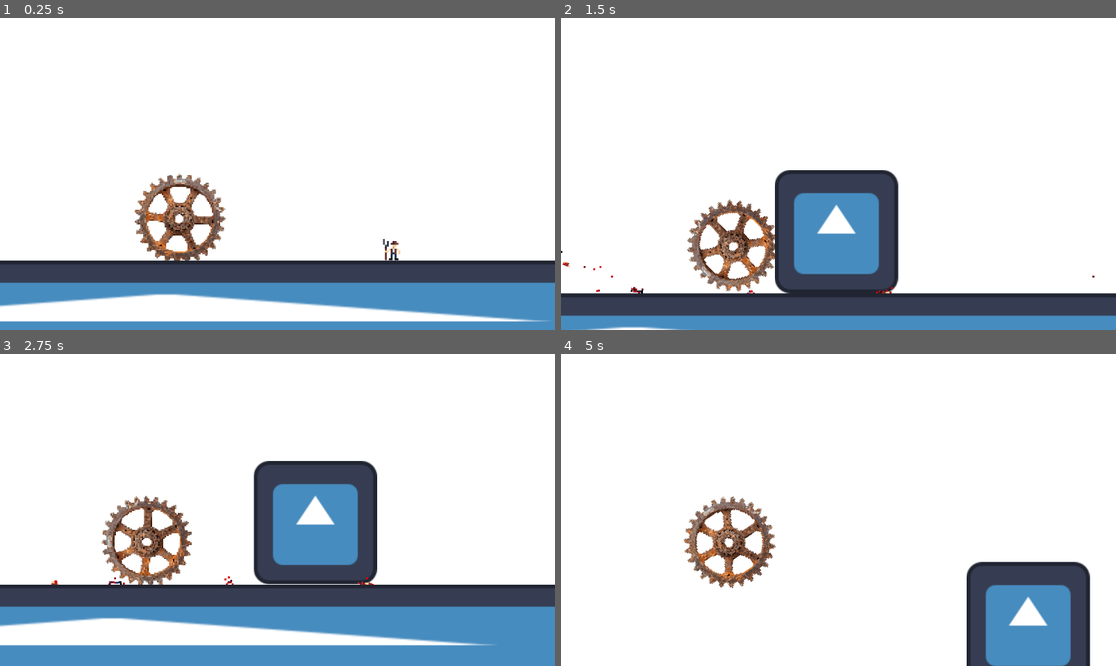
Above: before the commit, frames 1-4 (two rows, left to right).
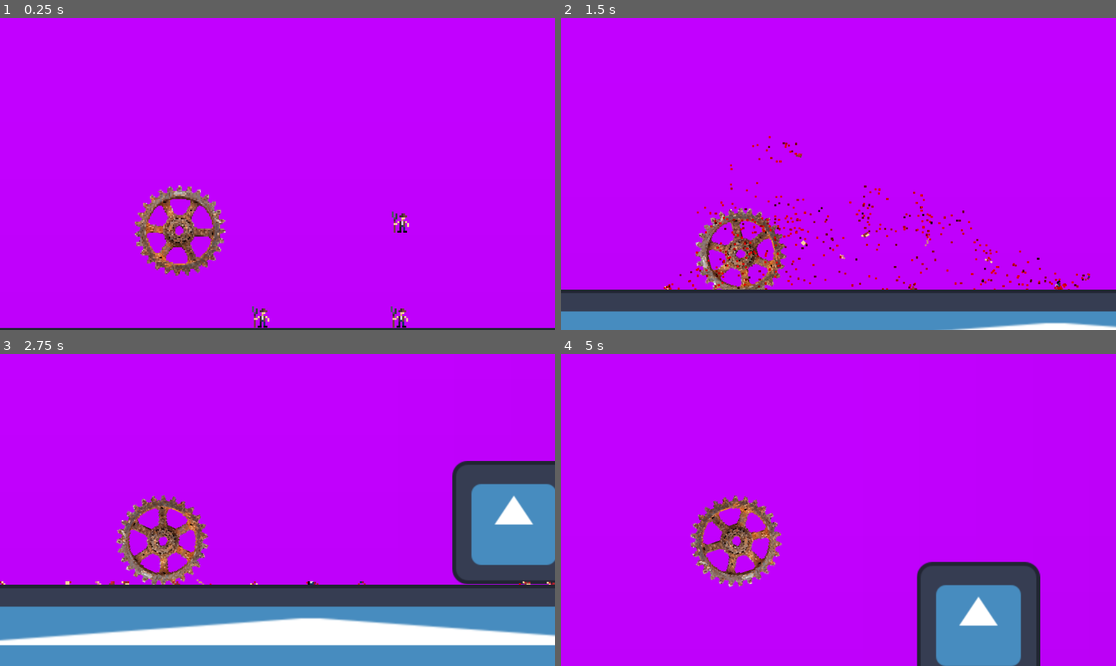
Above: after the commit, the same moments.

Repository: chickenman9998/GodotProjects
Game: Godot game, scene res://node_2d.tscn
Two runs of this game, one before a commit and one after it. Both use one fixed random seed, a clock stepped at 60 frames per second and the inputs below. The engine's default icon, where the game draws it, is replaced by a stand-in: a white triangle on a blue panel in a dark square.
Inputs:
- Up to frame 1 (0.25 s): no input
- Up to frame 2 (1.5 s): tap Enter (ui_accept) at 0.5 s; hold D (move_right) from 0.53 s (still down); tap T (test) at 0.6, 1.35 s; tap W (jump) at 0.77 s
- Up to frame 3 (2.75 s): tap W (jump) at 1.52 s; release D (move_right) at 2.03 s; hold A (move_left) from 2.03 s (still down); tap T (test) at 2.1 s
- Up to frame 4 (5 s): release A (move_left) at 2.78 s; hold D (move_right) 2.78-4.28 s; tap T (test) at 2.85, 3.6, 4.35 s; tap W (jump) at 3.02, 3.77, 4.52 s; hold A (move_left) from 4.28 s (still down)

The runs differ from the first frame. In frame 1, 100% of the frame differs, in the area x 0-100%, y 0-100%; in frame 2, 91%; in frame 3, 78%; in frame 4, 97%.

Commit message:
v3
changed blood and gibs a bit

Diff:
--- a/B the boulder/gibs.gd
+++ b/B the boulder/gibs.gd
@@ -3,15 +3,15 @@
 @export var lifetime := 15      # seconds before gib disappears
 @export var spawn_impulse := 400 ## to give characters an explosion effect add mask layer 6 to boulder (will add explosi
 ## insanely high impulse, but being crushed by boulder, therefore gibs wont go too far. compare to T kill function
-@export var torque_impulse := 200  # optional spin
+@export var torque_impulse := 300  # optional spin
 
-@onready var particles: CPUParticles2D = $CPUParticles2D  # child node, exact name
+@onready var particles: CPUParticles2D = $InitialBloodSplatter  # child node, exact name
+@onready var particleslinger: CPUParticles2D = $LingeringBlood
 @onready var sprite: AnimatedSprite2D = $AnimatedSprite2D  # fade this instead of scaling
 
 func _ready():
 	# Random rotation
 	rotation_degrees = randf_range(0, 360)
-
 	# Randomize particle lifetime per instance
 	if particles:
 		var mat = particles.material
@@ -21,7 +21,7 @@
 		particles.emitting = true
 	else:
 		push_error("CPUParticles2D not found!")
-
+	particleslinger.emitting = true
 	# Apply small random movement
 	var dir := Vector2(
 		randf_range(-1.0, 1.0),
--- a/B the boulder/gibs.tscn
+++ b/B the boulder/gibs.tscn
@@ -6,57 +6,72 @@
 [sub_resource type="RectangleShape2D" id="RectangleShape2D_d21ai"]
 size = Vector2(2, 9)
 
-[sub_resource type="AtlasTexture" id="AtlasTexture_ynvau"]
+[sub_resource type="AtlasTexture" id="AtlasTexture_2k3tp"]
 atlas = ExtResource("1_q34a7")
 region = Rect2(0, 0, 4, 11)
 
-[sub_resource type="AtlasTexture" id="AtlasTexture_qopd1"]
+[sub_resource type="AtlasTexture" id="AtlasTexture_ynvau"]
 atlas = ExtResource("1_q34a7")
 region = Rect2(4, 0, 4, 11)
 
-[sub_resource type="AtlasTexture" id="AtlasTexture_qelre"]
+[sub_resource type="AtlasTexture" id="AtlasTexture_qopd1"]
 atlas = ExtResource("1_q34a7")
 region = Rect2(8, 0, 4, 11)
 
-[sub_resource type="AtlasTexture" id="AtlasTexture_ahrv6"]
+[sub_resource type="AtlasTexture" id="AtlasTexture_qelre"]
 atlas = ExtResource("1_q34a7")
 region = Rect2(12, 0, 4, 11)
 
-[sub_resource type="AtlasTexture" id="AtlasTexture_5inm1"]
+[sub_resource type="AtlasTexture" id="AtlasTexture_ahrv6"]
 atlas = ExtResource("1_q34a7")
 region = Rect2(16, 0, 4, 11)
 
-[sub_resource type="AtlasTexture" id="AtlasTexture_emfq1"]
+[sub_resource type="AtlasTexture" id="AtlasTexture_5inm1"]
 atlas = ExtResource("1_q34a7")
 region = Rect2(20, 0, 4, 11)
 
-[sub_resource type="AtlasTexture" id="AtlasTexture_jf6hn"]
+[sub_resource type="AtlasTexture" id="AtlasTexture_emfq1"]
 atlas = ExtResource("1_q34a7")
 region = Rect2(24, 0, 4, 11)
 
-[sub_resource type="AtlasTexture" id="AtlasTexture_6gf5k"]
+[sub_resource type="AtlasTexture" id="AtlasTexture_jf6hn"]
 atlas = ExtResource("1_q34a7")
 region = Rect2(28, 0, 4, 11)
 
-[sub_resource type="AtlasTexture" id="AtlasTexture_coa1l"]
+[sub_resource type="AtlasTexture" id="AtlasTexture_6gf5k"]
 atlas = ExtResource("1_q34a7")
 region = Rect2(32, 0, 4, 11)
 
-[sub_resource type="AtlasTexture" id="AtlasTexture_5lrdn"]
+[sub_resource type="AtlasTexture" id="AtlasTexture_coa1l"]
 atlas = ExtResource("1_q34a7")
 region = Rect2(36, 0, 4, 11)
 
-[sub_resource type="AtlasTexture" id="AtlasTexture_48ef0"]
+[sub_resource type="AtlasTexture" id="AtlasTexture_5lrdn"]
 atlas = ExtResource("1_q34a7")
 region = Rect2(40, 0, 4, 11)
 
+[sub_resource type="AtlasTexture" id="AtlasTexture_48ef0"]
+atlas = ExtResource("1_q34a7")
+region = Rect2(44, 0, 4, 11)
+
 [sub_resource type="AtlasTexture" id="AtlasTexture_im6r5"]
 atlas = ExtResource("1_q34a7")
-region = Rect2(44, 0, 4, 11)
+region = Rect2(48, 0, 4, 11)
+
+[sub_resource type="AtlasTexture" id="AtlasTexture_b3umn"]
+atlas = ExtResource("1_q34a7")
+region = Rect2(52, 0, 4, 11)
+
+[sub_resource type="AtlasTexture" id="AtlasTexture_udras"]
+atlas = ExtResource("1_q34a7")
+region = Rect2(56, 0, 4, 11)
 
 [sub_resource type="SpriteFrames" id="SpriteFrames_d21ai"]
 animations = [{
 "frames": [{
+"duration": 1.0,
+"texture": SubResource("AtlasTexture_2k3tp")
+}, {
 "duration": 1.0,
 "texture": SubResource("AtlasTexture_ynvau")
 }, {
@@ -92,6 +107,12 @@
 }, {
 "duration": 1.0,
 "texture": SubResource("AtlasTexture_im6r5")
+}, {
+"duration": 1.0,
+"texture": SubResource("AtlasTexture_b3umn")
+}, {
+"duration": 1.0,
+"texture": SubResource("AtlasTexture_udras")
 }],
 "loop": false,
 "name": &"gib_bits",
@@ -125,19 +146,40 @@
 scale = Vector2(2, 2)
 sprite_frames = SubResource("SpriteFrames_d21ai")
 animation = &"gib_bits"
-frame = 2
-frame_progress = 0.3573497
+frame_progress = 1.0
 
-[node name="CPUParticles2D" type="CPUParticles2D" parent="RigidBody2D"]
+[node name="InitialBloodSplatter" type="CPUParticles2D" parent="RigidBody2D"]
 rotation = 1.5707964
 emitting = false
-amount = 150
+amount = 75
 texture = SubResource("CanvasTexture_2k3tp")
-lifetime = 20.0
+lifetime = 10.0
 one_shot = true
 speed_scale = 0.7
-explosiveness = 0.8
+explosiveness = 0.9
 randomness = 0.5
+lifetime_randomness = 0.5
+fract_delta = false
+emission_shape = 2
+emission_sphere_radius = 3.32
+direction = Vector2(0, 0)
+spread = 180.0
+initial_velocity_min = 23.58
+initial_velocity_max = 108.27
+scale_amount_min = 2.1
+scale_amount_max = 2.1
+color = Color(0.8819907, 2.7193873e-06, 4.813075e-07, 1)
+color_initial_ramp = SubResource("Gradient_ynvau")
+
+[node name="LingeringBlood" type="CPUParticles2D" parent="RigidBody2D"]
+rotation = 1.5707964
+emitting = false
+amount = 100
+texture = SubResource("CanvasTexture_2k3tp")
+lifetime = 15.0
+one_shot = true
+explosiveness = 0.1
+randomness = 0.75
 lifetime_randomness = 0.5
 fract_delta = false
 emission_shape = 2
--- a/B the boulder/node_2d.tscn
+++ b/B the boulder/node_2d.tscn
@@ -10,13 +10,15 @@
 [sub_resource type="RectangleShape2D" id="RectangleShape2D_0e48y"]
 size = Vector2(128, 128)
 
-[sub_resource type="CanvasTexture" id="CanvasTexture_d21ai"]
-specular_color = Color(0.6830294, 0.9213473, 0.9999998, 1)
+[sub_resource type="PlaceholderTexture2D" id="PlaceholderTexture2D_epypp"]
+
+[sub_resource type="CanvasTexture" id="CanvasTexture_epypp"]
+diffuse_texture = SubResource("PlaceholderTexture2D_epypp")
 
 [node name="test_world" type="Node2D"]
 
 [node name="boulder-character" parent="." instance=ExtResource("1_epypp")]
-position = Vector2(576, 505)
+position = Vector2(133, 432)
 
 [node name="floor" type="Node2D" parent="."]
 position = Vector2(15, 611)
@@ -50,10 +52,11 @@
 texture = ExtResource("1_wtcfe")
 
 [node name="Background white" type="Sprite2D" parent="."]
+modulate = Color(0.76238704, 0.51456064, 1, 1)
 z_index = -10
 position = Vector2(624, 348)
 scale = Vector2(15000, 15000)
-texture = SubResource("CanvasTexture_d21ai")
+texture = SubResource("CanvasTexture_epypp")
 
 [node name="npc" parent="." instance=ExtResource("5_kdubu")]
 position = Vector2(799, 551)
@@ -63,3 +66,6 @@
 
 [node name="npc3" parent="." instance=ExtResource("5_kdubu")]
 position = Vector2(220, 551)
+
+[node name="npc4" parent="." instance=ExtResource("5_kdubu")]
+position = Vector2(365, 449)
--- a/B the boulder/villagerbehavior.gd
+++ b/B the boulder/villagerbehavior.gd
@@ -3,10 +3,10 @@
 
 var rng = RandomNumberGenerator.new()
 
-@export var walk_speed := 40.0
+@export var walk_speed := 40
 @export var walk_time := Vector2(1.5, 4.0)
 @export var idle_time := Vector2(0.5, 2.0)
-@export var gravity := 800.0
+@export var gravity := 800
 
 @export var wobble_rotation := 5
 @export var wobble_height := 1
@@ -119,7 +119,7 @@
 		var speed := 0
 		if body is RigidBody2D:
 			speed = int(body.linear_velocity.length()) / 10
-		if speed > 35:
+		if speed > 20:
 			print(speed)
 			die()
 		else:
Not shown: 1 places in B the boulder/gibs.tscn that only renumber resources
Not shown: 1 places in B the boulder/node_2d.tscn that only renumber resources
Binary file changed: B the boulder/sprites/gibs/gibs.png
